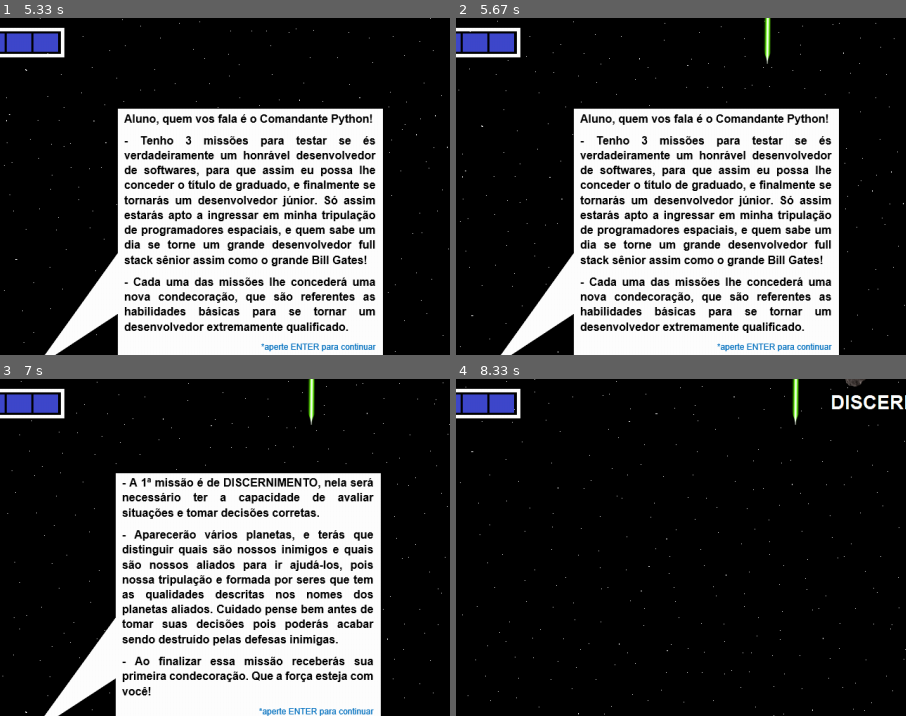
Above: before the commit, frames 1-4 (two rows, left to right).
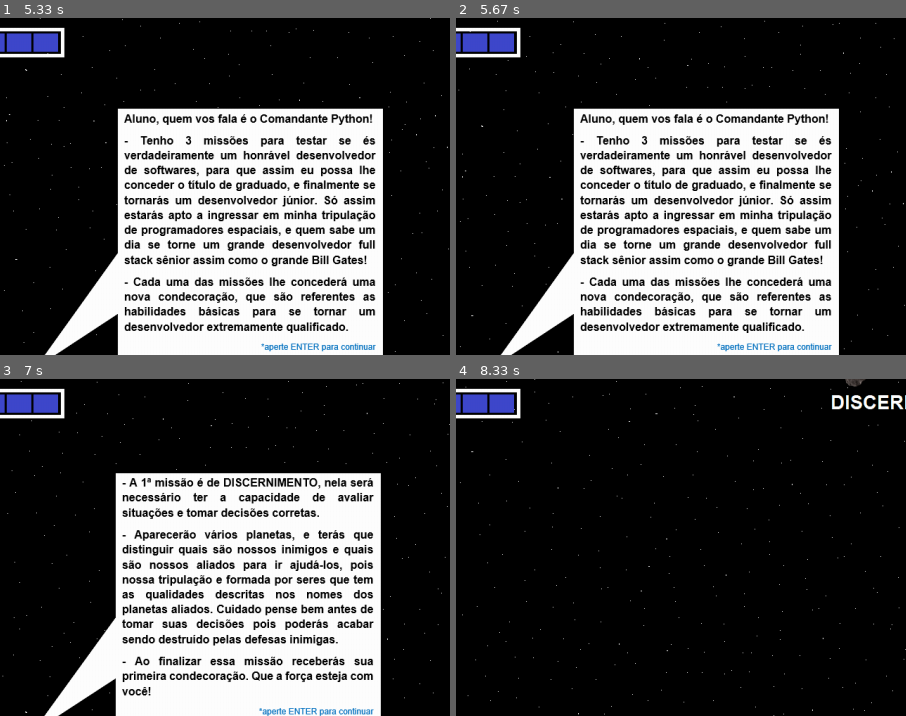
Above: after the commit, the same moments.

Repository: EpotatoJoga/jogo-academic-journey-pygame
Game: pygame game, started from principal.py
Two runs of this game, one before a commit and one after it. Both use one fixed random seed, a clock stepped at 60 frames per second and the inputs below.
Inputs:
- Up to frame 1 (5.33 s): tap Enter at 0.33 s; hold D 0.67-1.13 s; hold W 1.17-1.47 s; hold D 1.5-1.97 s; tap E at 1.65, 3.05, 4.55 s; hold A 2-2.53 s; hold S 2.57-2.87 s; hold A 2.9-3.3 s; hold W 3.33-3.7 s; hold D 3.73-4.37 s; hold S 4.4-4.77 s; hold A 4.8-5.27 s; hold D from 5.3 s (still down)
- Up to frame 2 (5.67 s): keep holding D
- Up to frame 3 (7 s): release D at 5.77 s; hold W 5.8-6.1 s; tap E at 5.95 s; hold D 6.13-6.6 s; tap Keypad Enter at 6.28 s; hold A from 6.63 s (still down)
- Up to frame 4 (8.33 s): release A at 7.17 s; hold S 7.2-7.5 s; tap E at 7.35 s; hold A 7.53-7.93 s; tap Keypad Enter at 7.68 s; hold W from 7.97 s (still down)
The pictures show only the part of the screen within x 23-73%, y 0-50%; the shares and areas given below are measured in that part.

Frame 1 is identical in both runs. In frame 2, 0.2% of the frame differs, in the area x 68-70%, y 0-14%; in frame 3, 0.2%; in frame 4, 0.2%.

Commit message:
1205212040

Diff:
--- a/conteudo.py
+++ b/conteudo.py
@@ -139,6 +139,20 @@
             self.som = pygame.mixer.Sound("arquivos/ponto.wav")
             self.som.play()
 
+    def colisao_barreira(self, group, nome):
+        nome = nome
+        colisao_barreira = pygame.sprite.spritecollide(self.personagens, group, True)
+        if (nome == "p1" or nome == "p2" or nome == "i1" or nome == "i3" or nome == "w1" or nome == "w2" or nome == "f2" or nome == "f3" or nome == "d1" or nome == "d3") and colisao_barreira:
+            self.contagem_armadura -= 1
+            pygame.mixer.init()
+            self.som = pygame.mixer.Sound("arquivos/explosao.flac")
+            self.som.play()
+        if (nome == "p3" or nome == "i2" or nome == "w3" or nome == "f1" or nome == "d2") and colisao_barreira:
+            self.contagem_destreza += 1
+            pygame.mixer.init()
+            self.som = pygame.mixer.Sound("arquivos/ponto.wav")
+            self.som.play()
+
 class Tiro(Conteudo):
 
     def __init__(self, imagem, x, y):
@@ -226,3 +240,12 @@
             pygame.mixer.init()
             self.som = pygame.mixer.Sound("arquivos/explosao.flac")
             self.som.play()
+
+    def colisao_barreirat(self, group, nome):
+        nome = nome
+        colisao_barreirat = pygame.sprite.spritecollide(self.personagens, group, False)
+        if (nome == "p1" or nome == "p2" or nome == "i1" or nome == "i3" or nome == "w1" or nome == "w2" or nome == "f2" or nome == "f3" or nome == "d1" or nome == "d3" or nome == "p3" or nome == "i2" or nome == "w3" or nome == "f1" or nome == "d2") and colisao_barreirat:
+            self.personagens.kill()
+            pygame.mixer.init()
+            self.som = pygame.mixer.Sound("arquivos/explosao.flac")
+            self.som.play()
--- a/jogo.py
+++ b/jogo.py
@@ -48,7 +48,7 @@
         self.gg = Conteudo("arquivos/gg1.png", 400, -130)
         self.g = Conteudo("arquivos/g1.png", 100, -100)
         self.r = Conteudo("arquivos/r.png", 600, -50)
-        self.tiro = Tiro("arquivos/x1.png", -10,-10)
+        self.tiro = Tiro("arquivos/x1.png", -100,-100)
         self.aste1 = Conteudo("arquivos/aste1.png", 840, -50)
         self.aste2 = Conteudo("arquivos/aste2.png", 640, -120)
         self.aste3 = Conteudo("arquivos/aste3.png", 440, -190)
@@ -89,8 +89,7 @@
     def draw(self, tela):
         self.fundo1.draw(tela)
         self.fundo2.draw(tela)
-        if self.foi:
-            self.tiro.draw(tela)
+        self.tiro.draw(tela)
         self.nave.draw(tela)
         self.comando.draw(tela)
         if self.nave.contagem_discernimento == 5 and self.contagem_paliados == 6:
@@ -220,9 +219,40 @@
         self.tiro.colisao_tiroast2(self.aste11.group, "aste11")
         self.tiro.colisao_tiroast2(self.aste22.group, "aste22")
         self.tiro.colisao_tiroast2(self.aste33.group, "aste33")
+        self.nave.colisao_barreira(self.p1.group, "p1")
+        self.nave.colisao_barreira(self.p2.group, "p2")
+        self.nave.colisao_barreira(self.p3.group, "p3")
+        self.nave.colisao_barreira(self.i1.group, "i1")
+        self.nave.colisao_barreira(self.i2.group, "i2")
+        self.nave.colisao_barreira(self.i3.group, "i3")
+        self.nave.colisao_barreira(self.w1.group, "w1")
+        self.nave.colisao_barreira(self.w2.group, "w2")
+        self.nave.colisao_barreira(self.w3.group, "w3")
+        self.nave.colisao_barreira(self.f1.group, "f1")
+        self.nave.colisao_barreira(self.f2.group, "f2")
+        self.nave.colisao_barreira(self.f3.group, "f3")
+        self.nave.colisao_barreira(self.d1.group, "d1")
+        self.nave.colisao_barreira(self.d2.group, "d2")
+        self.nave.colisao_barreira(self.d3.group, "d3")
+        self.tiro.colisao_barreirat(self.p1.group, "p1")
+        self.tiro.colisao_barreirat(self.p2.group, "p2")
+        self.tiro.colisao_barreirat(self.p3.group, "p3")
+        self.tiro.colisao_barreirat(self.i1.group, "i1")
+        self.tiro.colisao_barreirat(self.i2.group, "i2")
+        self.tiro.colisao_barreirat(self.i3.group, "i3")
+        self.tiro.colisao_barreirat(self.w1.group, "w1")
+        self.tiro.colisao_barreirat(self.w2.group, "w2")
+        self.tiro.colisao_barreirat(self.w3.group, "w3")
+        self.tiro.colisao_barreirat(self.f1.group, "f1")
+        self.tiro.colisao_barreirat(self.f2.group, "f2")
+        self.tiro.colisao_barreirat(self.f3.group, "f3")
+        self.tiro.colisao_barreirat(self.d1.group, "d1")
+        self.tiro.colisao_barreirat(self.d2.group, "d2")
+        self.tiro.colisao_barreirat(self.d3.group, "d3")
         self.quantidade_armadura()
         self.quantidade_disernimento()
         self.quantidade_resiliencia()
+        self.quantidade_destreza()
         self.movimento_primeira()
         self.movimento_segunda()
         self.movimento_terceira()
@@ -447,9 +477,9 @@
 
     def barreira(self):
         if self.contagem_dialogo1 == 7:
-            self.p1.personagens.rect[1] += 1
-            self.p2.personagens.rect[1] += 1
-            self.p3.personagens.rect[1] += 1
+            self.p1.personagens.rect[1] += 2
+            self.p2.personagens.rect[1] += 2
+            self.p3.personagens.rect[1] += 2
         if self.p1.personagens.rect[1] >= 960:
             self.p1.personagens.kill()
             self.p2.personagens.kill()
@@ -457,9 +487,9 @@
             self.contagem_barreira = 1
 
         if self.contagem_barreira == 1:
-            self.i1.personagens.rect[1] += 1
-            self.i2.personagens.rect[1] += 1
-            self.i3.personagens.rect[1] += 1
+            self.i1.personagens.rect[1] += 2
+            self.i2.personagens.rect[1] += 2
+            self.i3.personagens.rect[1] += 2
         if self.i1.personagens.rect[1] >= 960:
             self.i1.personagens.kill()
             self.i2.personagens.kill()
@@ -467,9 +497,9 @@
             self.contagem_barreira = 2
 
         if self.contagem_barreira == 2:
-            self.w1.personagens.rect[1] += 1
-            self.w2.personagens.rect[1] += 1
-            self.w3.personagens.rect[1] += 1
+            self.w1.personagens.rect[1] += 2
+            self.w2.personagens.rect[1] += 2
+            self.w3.personagens.rect[1] += 2
         if self.w1.personagens.rect[1] >= 960:
             self.w1.personagens.kill()
             self.w2.personagens.kill()
@@ -477,9 +507,9 @@
             self.contagem_barreira = 3
 
         if self.contagem_barreira == 3:
-            self.f1.personagens.rect[1] += 1
-            self.f2.personagens.rect[1] += 1
-            self.f3.personagens.rect[1] += 1
+            self.f1.personagens.rect[1] += 2
+            self.f2.personagens.rect[1] += 2
+            self.f3.personagens.rect[1] += 2
         if self.f2.personagens.rect[1] >= 960:
             self.f1.personagens.kill()
             self.f2.personagens.kill()
@@ -487,11 +517,11 @@
             self.contagem_barreira = 4
 
         if self.contagem_barreira == 4:
-            self.d1.personagens.rect[1] += 1
-            self.d2.personagens.rect[1] += 1
-            self.d3.personagens.rect[1] += 1
+            self.d1.personagens.rect[1] += 2
+            self.d2.personagens.rect[1] += 2
+            self.d3.personagens.rect[1] += 2
         if self.d1.personagens.rect[1] >= 960:
             self.d1.personagens.kill()
             self.d2.personagens.kill()
             self.d3.personagens.kill()
-            self.contagem_barreira += 1
+            self.contagem_barreira = 5
--- a/principal.py
+++ b/principal.py
@@ -5,10 +5,10 @@
 class Principal:                                                   # Criação da Classe Principal
 
     def __init__(self, sizex, sizey, titulo):                      # Função de inicialização (com referências)
-        pygame.mixer.init()                                        # Inicializar sons
-        pygame.mixer.music.load("arquivos/tema.ogg")               # Carregar sons
-        pygame.mixer.music.set_volume(0.1)                         # Alterar volume do som
-        pygame.mixer.music.play(-1)                                # Número de repetições
+        #pygame.mixer.init()                                        # Inicializar sons
+        #pygame.mixer.music.load("arquivos/tema.ogg")               # Carregar sons
+        #pygame.mixer.music.set_volume(0.1)                         # Alterar volume do som
+        #pygame.mixer.music.play(-1)                                # Número de repetições
         pygame.display.set_caption(titulo)                         # Gerar o título do jogo
         self.tela = pygame.display.set_mode([sizex, sizey])        # Gerar o tamanho da janela do jogo
         self.fps = pygame.time.Clock()                             # Função do pygame que gera um relogia interno
